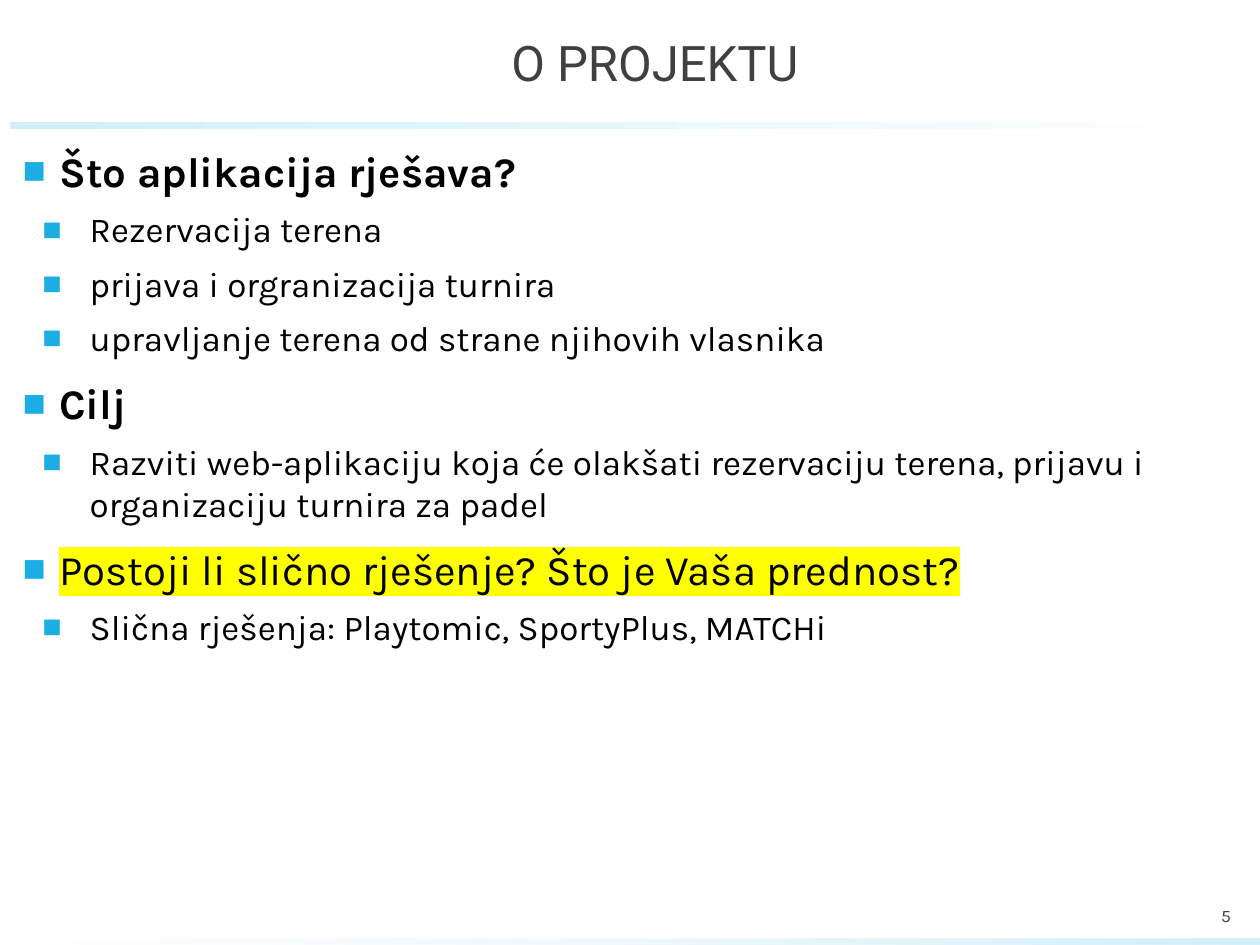
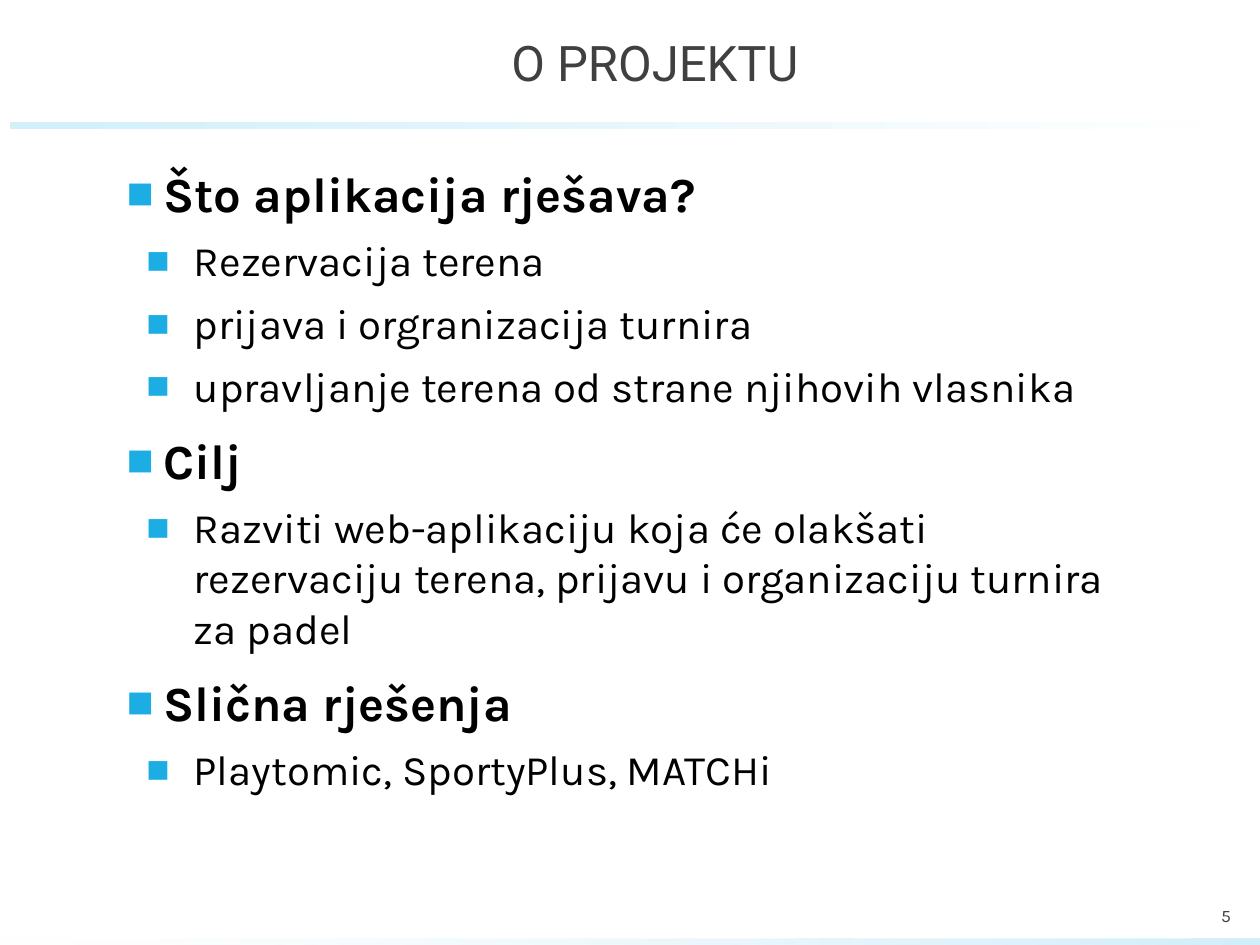
Before and after one commit to marioolcar/BADELPADEL, a slide deck: slide 5 of PROINZ_TG18.1_BadelPadel_PlayPadel.pptx. Drawn at 1260x945 pixels with LibreOffice and Linux fonts; fonts in the diff are those of the drawing; background and template pictures are left out. Boxes give left, top, right and bottom in pixels: in the first picture for what was removed or moved away, otherwise in the second. Text is boxed around its words. In the diff, an @@ line names an element or a change of style, - is before the commit and + after.

```diff
--- a/PROINZ_TG18.1_BadelPadel_PlayPadel.pptx
+++ b/PROINZ_TG18.1_BadelPadel_PlayPadel.pptx
@@ text "Što aplikacija rješava?": place and size @@
-text "Što aplikacija rješava?" at [59,149,1143,649]
+text "Što aplikacija rješava?" at [163,168,1104,796]
@@ text at [163,168,1104,654]: size 24 to 28 pt in "Što aplikacija rješava?", "Cilj"; size 20 to 24 pt in "Rezervacija terena", "prijava i orgranizacija turnira", "upravljanje terena od strane njihovih vlasnika", "Razviti web-aplikaciju koja će olakšati rezervaciju terena, ..." @@
@@ text at [163,683,772,796]: text changed @@
-■ Postoji li slično rješenje? Što je Vaša prednost?
-  ■ Slična rješenja: Playtomic, SportyPlus, MATCHi
+■ Slična rješenja
+  ■ Playtomic, SportyPlus, MATCHi
```
Also in this commit, not shown: 8 other slides changed, 3 slides added, 4 slides removed.
